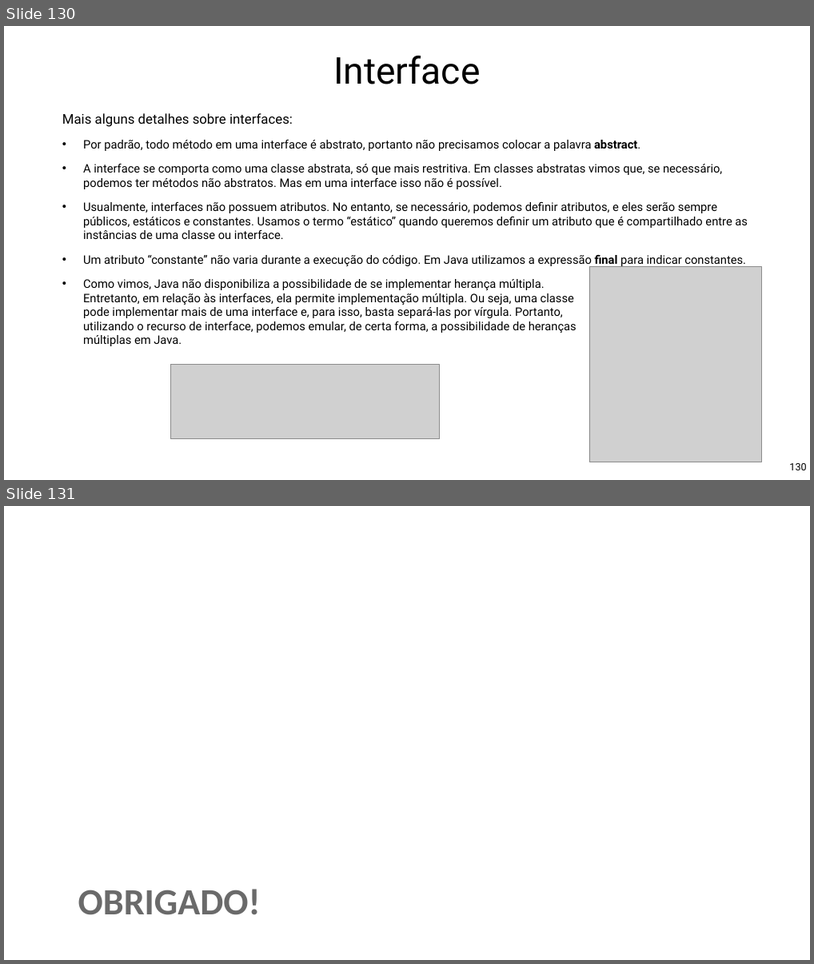
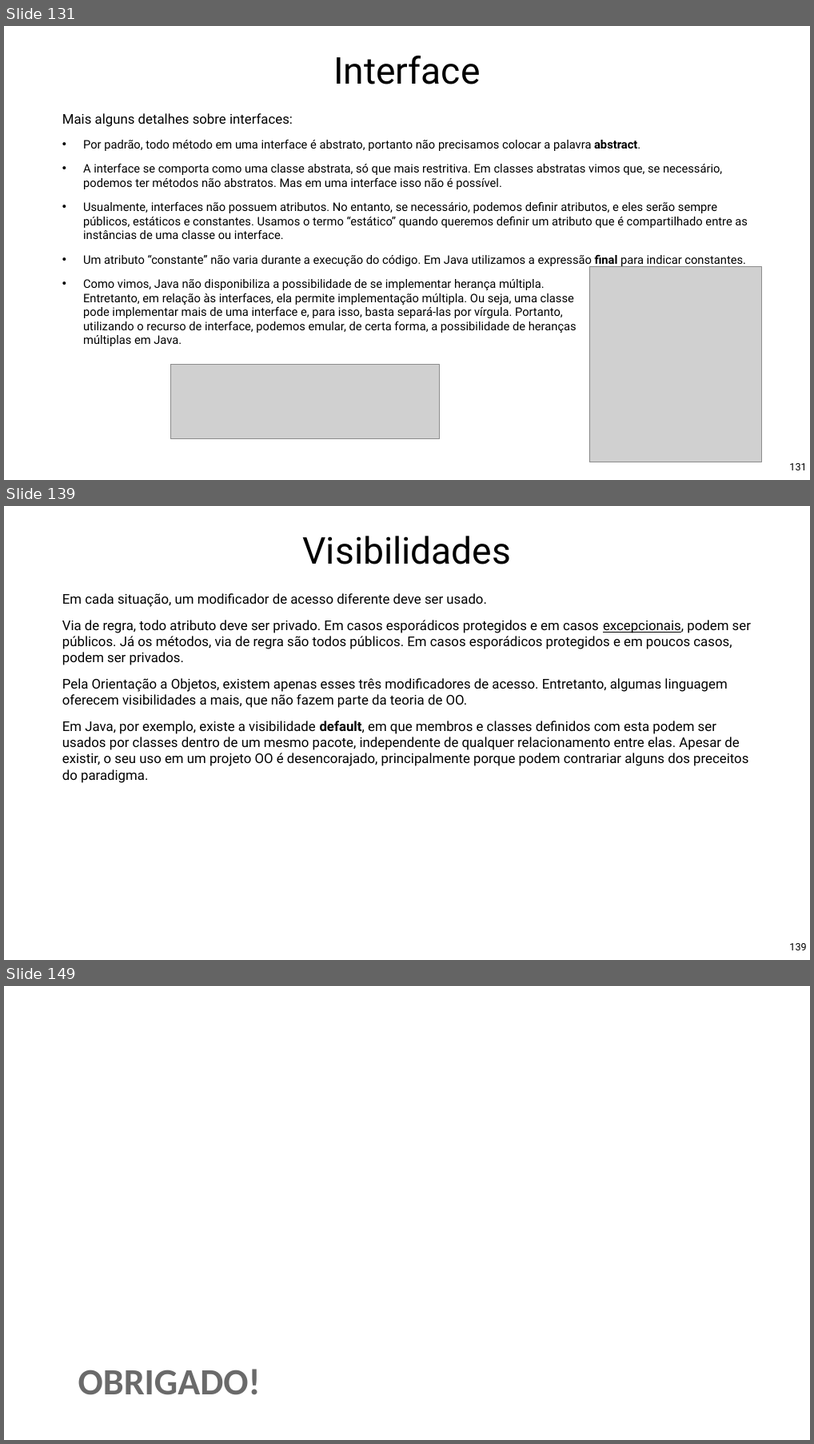
Before and after one commit to Pedrorocha13/2021.1-progoo, a slide deck: materiais/slides.pptx. Shown one above the other, each under a label of ours: slides 130 and 131 before the commit, slides 131, 139 and 149 after it; the slides between them are not shown. The pictures are 814x964 and 814x1444 pixels, drawn with LibreOffice and Linux fonts; fonts in the diff are those of the drawing; grey boxes stand for pictures; background and template pictures are left out. Boxes give left, top, right and bottom in pixels: in the first picture for what was removed or moved away, otherwise in the second. Text is boxed around its words. In the diff, an @@ line names an element or a change of style, - is before the commit and + after.

Commit message:
Consertado projeto de exemplo

```diff
--- a/materiais/slides.pptx
+++ b/materiais/slides.pptx
@@ slide 139 added at box(4, 506, 810, 960), background picture (left out) @@
@@ title added at box(303, 536, 512, 564), 88 pt, text #000000 @@
+Visibilidades
@@ text added at box(62, 593, 751, 783), 32 pt, text #000000 @@
+Em cada situação, um modificador de acesso diferente deve ser usado.
+Via de regra, todo atributo deve ser privado. Em casos esporádicos protegidos e em casos excepcionais, podem ser públicos. Já os métodos, via de regra são todos públicos. Em casos esporádicos protegidos e em poucos casos, podem ser privados.
+Pela Orientação a Objetos, existem apenas esses três modificadores de acesso. Entretanto, algumas linguagem oferecem visibilidades a mais, que não fazem parte da teoria de OO.
+Em Java, por exemplo, existe a visibilidade default, em que membros e classes definidos com esta podem ser usados por classes dentro de um mesmo pacote, independente de qualquer relacionamento entre elas. Apesar de existir, o seu uso em um projeto OO é desencorajado, principalmente porque podem contrariar alguns dos preceitos do paradigma.
@@ page number added at box(790, 943, 806, 950), 24 pt, text #000000 @@
+139
@@ what was slide 130 is now slide 131 @@
@@ page number at box(790, 463, 806, 470): text changed @@
-130
+131
@@ what was slide 131 is now slide 149 @@
```
Also in this commit, not shown: 17 other slides added, 51 other files.
